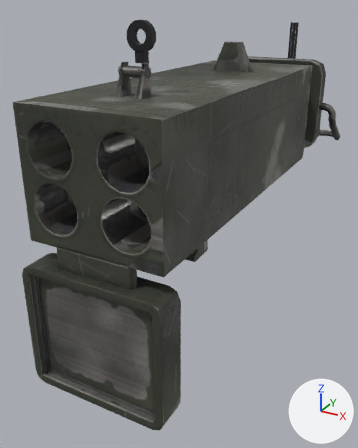
An edit to the glTF model addons/fc_weapons/assets/models/quad_rocket_launcher.glb, drawn before and after from the same camera.
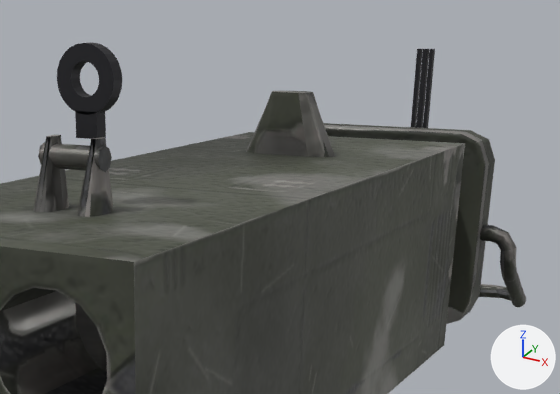
Old and new are each drawn whole from a camera (50 mm lens) standing at (0.378, -0.864, 0.245) and looking at (-0.049, -0.088, -0.143) and again close up on the part from 28% to 99% of the width and 0% to 40% of the height. Every picture has the same lights, and +X, +Y and +Z are marked at lower right. The older version's two pictures come first. Where no turn or scale is listed for an object, it has been applied to the vertices. Vertices at exactly the same position are counted once.

Objects in the first close-up: 'front_ear-1', 'front_ear1', 'front_post', 'quadrocket', 'quadrocketderierre_low', 'rear_ring', 'rear_stem'.
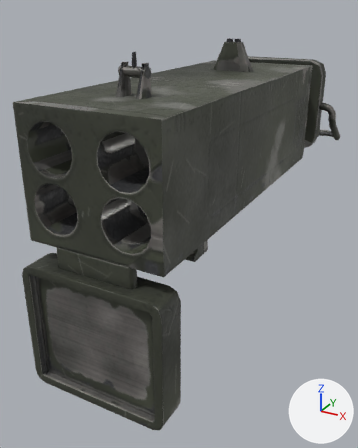
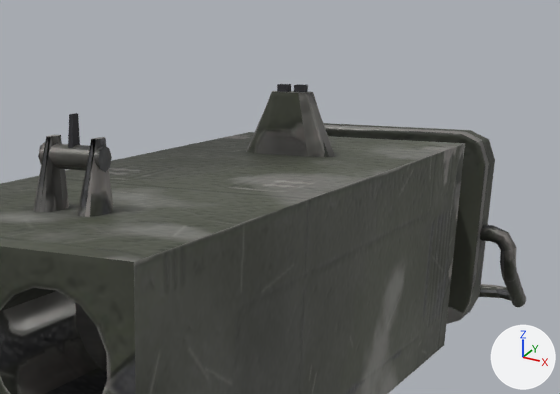
The newer file is also turned or shifted as a whole; pictures and numbers use the older file's frame.

The change, as a diff of the scene's bpy script:
```diff
--- a/addons/fc_weapons/assets/models/quad_rocket_launcher.glb.py
+++ b/addons/fc_weapons/assets/models/quad_rocket_launcher.glb.py
@@ me_front_post @@
 # verts and faces of me_front_post; kept vertices keep their numbers, new ones are numbered from 8
-me_front_post.from_pydata(...)  # 8 vertices, 12 faces; spans x -0.003..0.003, y 0.396..0.404, z -0.046..0.209
+me_front_post.from_pydata(...)  # 8 vertices, 12 faces; spans x -0.002..0.002, y -0.303..-0.295, z 0.17..0.191
+# me_front_post part 1
+delete_vertices([*range(0, 8)])  # with the faces that use them
+# me_front_post part 2
+verts[8] = (0.002, -0.303, 0.17)
+verts[9] = (-0.002, -0.303, 0.17)
+verts[10] = (-0.002, -0.295, 0.17)
+verts[11] = (0.002, -0.295, 0.17)
+verts[12] = (0.001, -0.295, 0.191)  # pixel (78, 113)
+verts[13] = (-0.001, -0.295, 0.191)  # pixel (74, 113)
+verts[14] = (-0.001, -0.301, 0.191)  # pixel (69, 114)
+verts[15] = (0.001, -0.301, 0.191)  # pixel (72, 114)
+faces += [(8, 9, 10), (8, 10, 11), (12, 13, 14), (12, 14, 15), (9, 15, 14), (8, 15, 9)]
+faces += [(10, 14, 13), (9, 14, 10), (11, 13, 12), (10, 13, 11), (8, 12, 15), (8, 11, 12)]
 me_front_post.materials.append(mat_sight_metal)
@@ ob_rear_stem @@
-ob_rear_stem = bpy.data.objects.new('rear_stem', me_rear_stem)
@@ ob_rear_ring @@
-ob_rear_ring = bpy.data.objects.new('rear_ring', me_rear_ring)
@@ ob_front_ear_1 @@
-ob_front_ear_1 = bpy.data.objects.new('front_ear-1', me_front_ear_1)
@@ ob_front_ear1 @@
-ob_front_ear1 = bpy.data.objects.new('front_ear1', me_front_ear1)
@@ ob_rear_notch1 @@
+ob_rear_notch1 = bpy.data.objects.new('rear_notch1', me_rear_notch1)  # a box spanning x -0.012..-0.003, y 0.026..0.034, z 0.1835..0.191; in mat_sight_metal (dark grey #353538)
+ob_rear_notch1.location = (0.0, 0.0, 0.0)
@@ ob_rear_notch_1 @@
+ob_rear_notch_1 = bpy.data.objects.new('rear_notch-1', me_rear_notch_1)  # a box spanning x 0.003..0.012, y 0.026..0.034, z 0.1835..0.191; in mat_sight_metal (dark grey #353538)
+ob_rear_notch_1.location = (0.0, 0.0, 0.0)
```

Where the change shows, as pixel boxes (x1, y1, x2, y2) in the close-ups (560 x 394 px):
'rear_ring', deleted
    before: (57, 43, 122, 115)
'front_post', reshaped
    before: (416, 49, 429, 128)
    after: (68, 113, 80, 148)
'rear_stem', deleted
    before: (75, 111, 106, 139)
'front_ear1', deleted
    before: (423, 49, 435, 128)
'front_ear-1', deleted
    before: (411, 49, 423, 128)
'rear_notch1', added
    after: (277, 84, 291, 92)
'rear_notch-1', added
    after: (294, 84, 308, 92)
part 1 of me_front_post, deleted
    before: (416, 49, 429, 128)
part 2 of me_front_post, added
    after: (68, 113, 80, 148)
